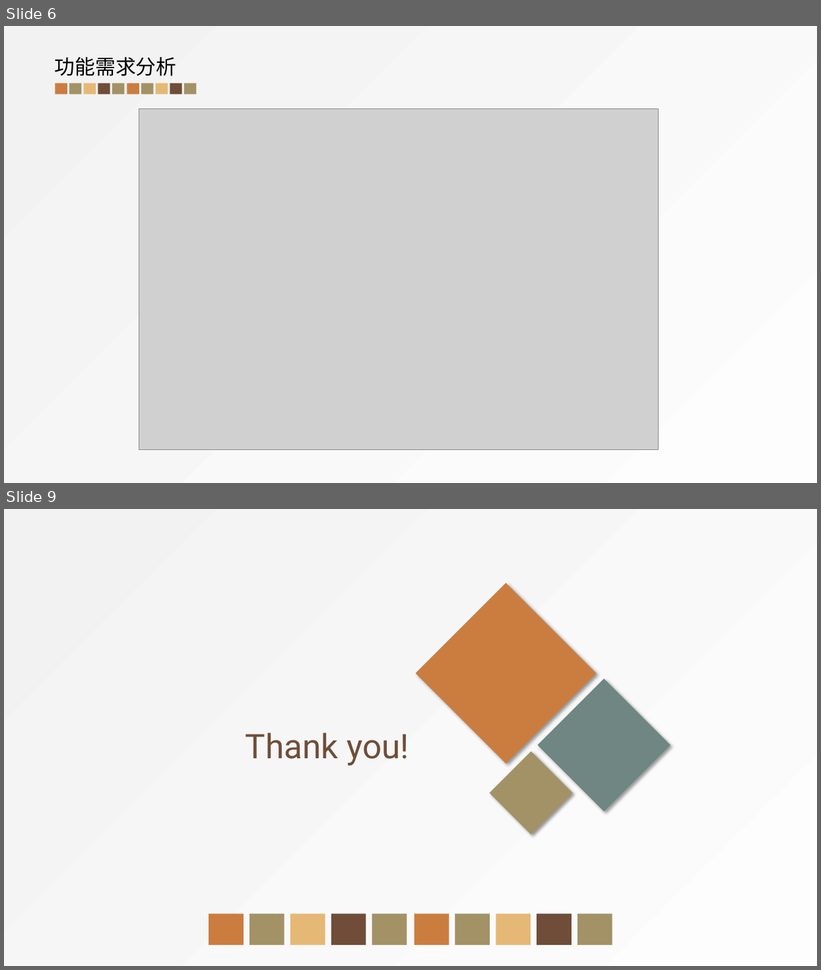
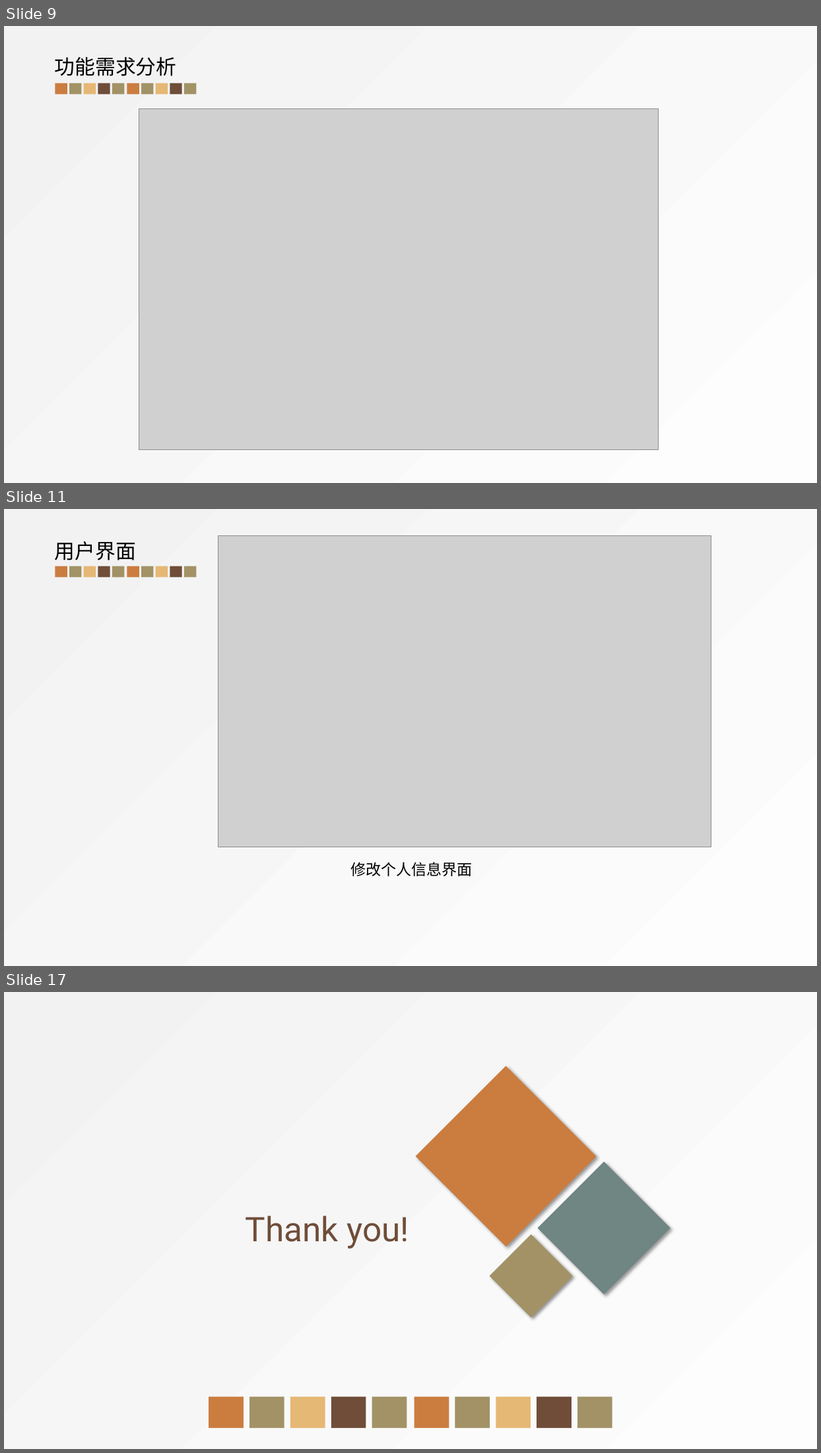
Before and after one commit to huiscool/sre-homework, a slide deck: 第三组.pptx. Shown one above the other, each under a label of ours: slides 6 and 9 before the commit, slides 9, 11 and 17 after it; the slides between them are not shown. The pictures are 821x970 and 821x1453 pixels, drawn with LibreOffice and Linux fonts; fonts in the diff are those of the drawing; grey boxes stand for pictures. Boxes give left, top, right and bottom in pixels: in the first picture for what was removed or moved away, otherwise in the second. Text is boxed around its words. In the diff, an @@ line names an element or a change of style, - is before the commit and + after.

```diff
--- a/第三组.pptx
+++ b/第三组.pptx
@@ slide 11 added at <box>4,509,817,966</box>, background gradient #FDFDFD to #F2F2F2 @@
@@ text added at <box>55,541,136,560</box>, 24 pt, text #000000 @@
+用户界面
@@ picture added at <box>218,535,712,847</box> @@
@@ group added at <box>55,566,196,578</box>: 10 rectangles @@
@@ text added at <box>350,862,473,877</box>, 18 pt, text #000000 @@
+修改个人信息界面
@@ what was slide 6 is now slide 9 @@
@@ what was slide 9 is now slide 17 @@
```
Also in this commit, not shown: 2 slides changed, 8 other slides added, 1 slide removed, 2 other files.
